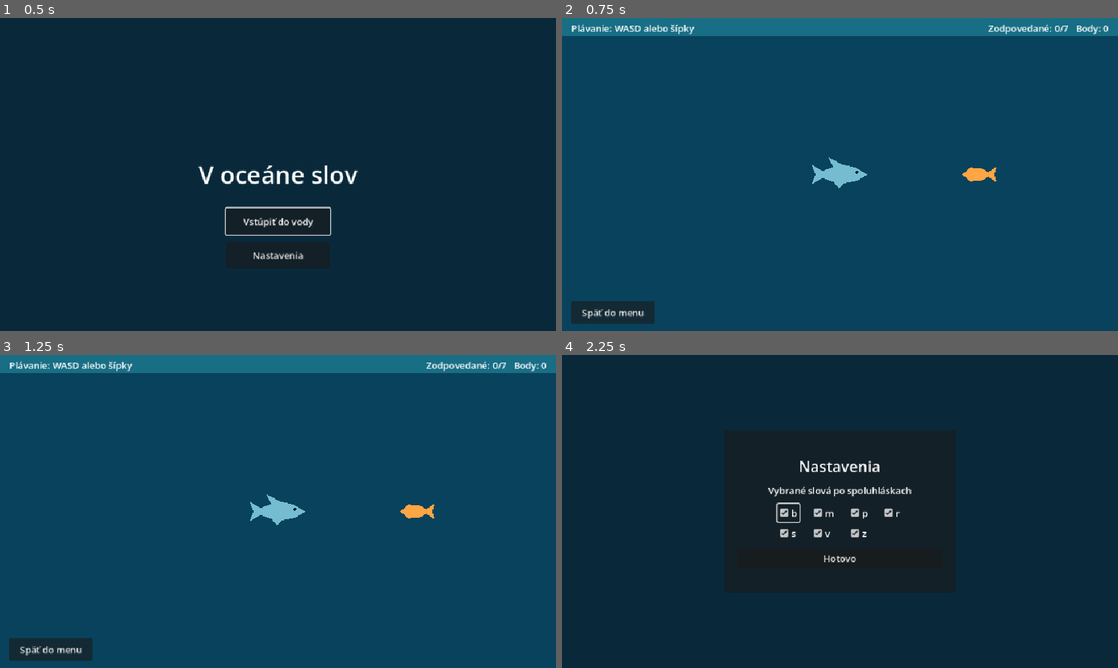
Above: before the commit, frames 1-4 (two rows, left to right).
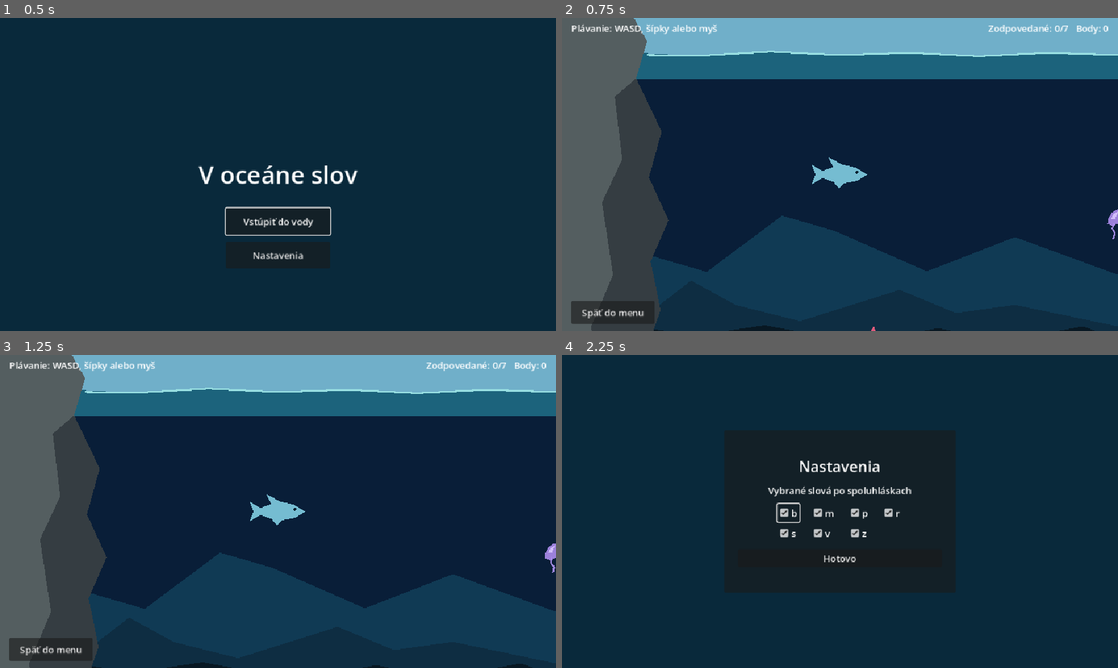
Above: after the commit, the same moments.

Repository: UCM-MS/T6-Projekt-V-oceane-slov
Game: Godot game, scene res://start.tscn
Same seed, same stepped clock (60 frames per second), same inputs: the game is played once before the commit and once after it.
Inputs:
- Up to frame 1 (0.5 s): no input
- Up to frame 2 (0.75 s): click "Vstúpiť do vody" at 0.5 s
- Up to frame 3 (1.25 s): no input
- Up to frame 4 (2.25 s): click "Späť do menu" at 1.25 s; click "Nastavenia" at 2 s

Frame 1 is identical in both runs. In frame 2, 84% of the frame differs, in the area x 0-100%, y 0-100%; in frame 3, 84%; in frame 4, nothing differs.

Commit message:
test mapa, viac rýb, lepší pohyb

Diff:
--- /dev/null
+++ b/project/game/quiz_crab.gd
@@ -0,0 +1,26 @@
+extends "res://quiz_fish.gd"
+
+var floor_profile: PackedVector2Array
+var leg_phase := 0.0
+
+func _ready() -> void:
+	turns_to_motion = false
+	velocity = Vector2(randf_range(18.0, 28.0) * signf(velocity.x), 0.0)
+	escape_message = "Krab ušiel. Pozri si správny tvar."
+
+func place_on_floor(x: float) -> void:
+	position.x = x
+	for index in floor_profile.size() - 1:
+		var start := floor_profile[index]
+		var end := floor_profile[index + 1]
+		if end.x > start.x and x >= start.x and x <= end.x:
+			position.y = lerpf(start.y, end.y, (x - start.x) / (end.x - start.x)) - 12.0
+			return
+
+func swim(delta: float, bounds: Rect2) -> void:
+	var next_x := position.x + velocity.x * delta
+	if next_x <= bounds.position.x or next_x >= bounds.end.x:
+		velocity.x = -velocity.x
+	place_on_floor(clampf(next_x, bounds.position.x, bounds.end.x))
+	leg_phase += delta * 8.0
+	$Legs.position.x = sin(leg_phase) * 2.0
--- /dev/null
+++ b/project/game/quiz_crab.tscn
@@ -0,0 +1,48 @@
+[gd_scene load_steps=2 format=3]
+
+[ext_resource type="Script" path="res://quiz_crab.gd" id="1"]
+
+[node name="QuizCrab" type="Node2D"]
+script = ExtResource("1")
+
+[node name="Legs" type="Node2D" parent="."]
+
+[node name="LeftFront" type="Line2D" parent="Legs"]
+points = PackedVector2Array(-10, 1, -21, 6, -25, 12)
+width = 3.0
+default_color = Color(0.85, 0.29, 0.16, 1)
+
+[node name="LeftBack" type="Line2D" parent="Legs"]
+points = PackedVector2Array(-7, 4, -15, 9, -17, 12)
+width = 3.0
+default_color = Color(0.85, 0.29, 0.16, 1)
+
+[node name="RightFront" type="Line2D" parent="Legs"]
+points = PackedVector2Array(10, 1, 21, 6, 25, 12)
+width = 3.0
+default_color = Color(0.85, 0.29, 0.16, 1)
+
+[node name="RightBack" type="Line2D" parent="Legs"]
+points = PackedVector2Array(7, 4, 15, 9, 17, 12)
+width = 3.0
+default_color = Color(0.85, 0.29, 0.16, 1)
+
+[node name="LeftClaw" type="Polygon2D" parent="."]
+color = Color(0.95, 0.37, 0.18, 1)
+polygon = PackedVector2Array(-11, -3, -25, -10, -29, -20, -23, -16, -18, -21, -17, -11, -7, -6)
+
+[node name="RightClaw" type="Polygon2D" parent="."]
+color = Color(0.95, 0.37, 0.18, 1)
+polygon = PackedVector2Array(11, -3, 25, -10, 29, -20, 23, -16, 18, -21, 17, -11, 7, -6)
+
+[node name="Body" type="Polygon2D" parent="."]
+color = Color(0.94, 0.43, 0.22, 1)
+polygon = PackedVector2Array(-16, -4, -10, -10, 10, -10, 16, -4, 13, 5, 5, 9, -5, 9, -13, 5)
+
+[node name="LeftEye" type="Polygon2D" parent="."]
+color = Color(0.08, 0.12, 0.15, 1)
+polygon = PackedVector2Array(-9, -15, -4, -15, -4, -8, -9, -8)
+
+[node name="RightEye" type="Polygon2D" parent="."]
+color = Color(0.08, 0.12, 0.15, 1)
+polygon = PackedVector2Array(4, -15, 9, -15, 9, -8, 4, -8)
--- /dev/null
+++ b/project/game/quiz_fish.gd
@@ -0,0 +1,36 @@
+extends Node2D
+
+const SwimFacing = preload("res://swim_facing.gd")
+
+var escape_message := "Ryba ušla. Pozri si správny tvar."
+var facing := SwimFacing.new(-1.0)
+var facing_direction := Vector2.LEFT
+var turns_to_motion := true
+
+var velocity := Vector2(
+	randf_range(24.0, 42.0) * (-1.0 if randf() < 0.5 else 1.0),
+	randf_range(7.0, 14.0) * (-1.0 if randf() < 0.5 else 1.0)
+)
+var course_phase := randf_range(0.0, TAU)
+
+func _process(delta: float) -> void:
+	if turns_to_motion:
+		face_direction(facing_direction, delta)
+
+func swim(delta: float, bounds: Rect2) -> void:
+	course_phase += delta * 0.7
+	velocity = velocity.rotated(sin(course_phase) * 0.3 * delta)
+	_move_swimmer(delta, bounds)
+
+func _move_swimmer(delta: float, bounds: Rect2) -> void:
+	var next_position := position + velocity * delta
+	if next_position.x <= bounds.position.x or next_position.x >= bounds.end.x:
+		velocity.x = -velocity.x
+	if next_position.y <= bounds.position.y or next_position.y >= bounds.end.y:
+		velocity.y = -velocity.y
+
+	position = next_position.clamp(bounds.position, bounds.end)
+	facing_direction = velocity
+
+func face_direction(direction: Vector2, delta: float) -> void:
+	transform = facing.update(direction, delta, position, true)
--- /dev/null
+++ b/project/game/quiz_fish.tscn
@@ -0,0 +1,18 @@
+[gd_scene load_steps=2 format=3]
+
+[ext_resource type="Script" path="res://quiz_fish.gd" id="1"]
+
+[node name="QuizFish" type="Node2D"]
+script = ExtResource("1")
+
+[node name="Tail" type="Polygon2D" parent="."]
+color = Color(0.88, 0.36, 0.49, 1)
+polygon = PackedVector2Array(18, 0, 38, -15, 38, 15)
+
+[node name="Body" type="Polygon2D" parent="."]
+color = Color(1, 0.54, 0.62, 1)
+polygon = PackedVector2Array(-26, 0, -16, -12, 0, -17, 17, -10, 26, 0, 17, 10, 0, 17, -16, 12)
+
+[node name="Eye" type="Polygon2D" parent="."]
+color = Color(0.08, 0.12, 0.19, 1)
+polygon = PackedVector2Array(-15, -7, -9, -7, -9, -1, -15, -1)
--- /dev/null
+++ b/project/game/quiz_jellyfish.gd
@@ -0,0 +1,25 @@
+extends "res://quiz_fish.gd"
+
+var pulse_phase := 0.0
+var vertical_speed: float
+
+func _ready() -> void:
+	velocity = Vector2(0.0, randf_range(12.0, 20.0) * signf(velocity.y))
+	vertical_speed = absf(velocity.y)
+	escape_message = "Medúza ušla. Pozri si správny tvar."
+
+func swim(delta: float, bounds: Rect2) -> void:
+	course_phase += delta * 0.9
+	velocity.x = sin(course_phase) * 8.0
+	velocity.y = signf(velocity.y) * vertical_speed * (0.85 + 0.15 * sin(course_phase * 2.0))
+	# Leave room for the tentacles above the seabed.
+	var jelly_bounds := Rect2(bounds.position, bounds.size - Vector2(0.0, 22.0))
+	_move_swimmer(delta, jelly_bounds)
+	if velocity.x * sin(course_phase) < 0.0:
+		course_phase = -course_phase
+	pulse_phase += delta * 2.5
+	$Bell.scale = Vector2(1.0 + sin(pulse_phase) * 0.05, 1.0 - sin(pulse_phase) * 0.05)
+
+func face_direction(direction: Vector2, delta: float) -> void:
+	var target_tilt := clampf(direction.x / 30.0, -0.3, 0.3)
+	rotation = move_toward(rotation, target_tilt, delta * 1.5)
--- /dev/null
+++ b/project/game/quiz_jellyfish.tscn
@@ -0,0 +1,34 @@
+[gd_scene load_steps=2 format=3]
+
+[ext_resource type="Script" path="res://quiz_jellyfish.gd" id="1"]
+
+[node name="QuizJellyfish" type="Node2D"]
+script = ExtResource("1")
+
+[node name="LeftTentacle" type="Line2D" parent="."]
+points = PackedVector2Array(-12, 3, -15, 12, -10, 20, -13, 30)
+width = 3.0
+default_color = Color(0.72, 0.60, 0.98, 0.85)
+antialiased = true
+
+[node name="MiddleTentacle" type="Line2D" parent="."]
+points = PackedVector2Array(0, 4, 3, 14, -2, 23, 1, 34)
+width = 3.0
+default_color = Color(0.72, 0.60, 0.98, 0.85)
+antialiased = true
+
+[node name="RightTentacle" type="Line2D" parent="."]
+points = PackedVector2Array(12, 3, 15, 12, 10, 21, 14, 30)
+width = 3.0
+default_color = Color(0.72, 0.60, 0.98, 0.85)
+antialiased = true
+
+[node name="Bell" type="Node2D" parent="."]
+
+[node name="Body" type="Polygon2D" parent="Bell"]
+color = Color(0.68, 0.55, 0.93, 0.9)
+polygon = PackedVector2Array(-23, 4, -22, -5, -16, -16, -7, -22, 7, -22, 16, -16, 22, -5, 23, 4, 14, 8, 7, 4, 0, 8, -7, 4, -14, 8)
+
+[node name="Highlight" type="Polygon2D" parent="Bell"]
+color = Color(0.86, 0.79, 1, 0.85)
+polygon = PackedVector2Array(-17, -5, -13, -14, -5, -18, -8, -12, -10, -5)
--- a/project/game/shark.gd
+++ b/project/game/shark.gd
@@ -1,17 +1,86 @@
 extends Node2D
 
 const SWIM_SPEED := 240.0
-const TURN_SPEED := 9.0
-const EDGE_MARGIN := Vector2(56.0, 56.0)
+const SwimFacing = preload("res://swim_facing.gd")
+const SWIM_BOUNDS := Rect2(238.0, 66.0, 1924.0, 566.0)
+const CURSOR_HOLD_MS := 200
+const CURSOR_DRAG_DISTANCE := 8.0
+
+var swim_target := Vector2.ZERO
+var has_swim_target := false
+var following_cursor := false
+var press_position := Vector2.ZERO
+var press_time := 0
+var cursor_dragged := false
+var facing := SwimFacing.new()
+var last_direction := Vector2.RIGHT
+
+@onready var visual: Node2D = $Visual
 
 
 func _physics_process(delta: float) -> void:
 	var direction := Input.get_vector("swim_left", "swim_right", "swim_up", "swim_down")
-	if direction == Vector2.ZERO:
+	var next_position := position
+	if direction != Vector2.ZERO:
+		cancel_mouse_swim()
+		next_position += direction * SWIM_SPEED * delta
+	elif has_swim_target:
+		direction = position.direction_to(swim_target)
+		next_position = position.move_toward(swim_target, SWIM_SPEED * delta)
+		if next_position == swim_target and not following_cursor:
+			cancel_mouse_swim()
+
+	position = next_position.clamp(SWIM_BOUNDS.position, SWIM_BOUNDS.end)
+	if direction != Vector2.ZERO:
+		last_direction = direction
+	visual.transform = facing.update(last_direction, delta, Vector2.ZERO)
+	queue_redraw()
+
+
+func _unhandled_input(event: InputEvent) -> void:
+	if not is_physics_processing():
 		return
+	if event is InputEventMouseButton and event.button_index == MOUSE_BUTTON_LEFT and event.pressed:
+		press_position = event.position
+		press_time = Time.get_ticks_msec()
+		cursor_dragged = false
+		following_cursor = true
+		_set_swim_target(event.position)
+		get_viewport().set_input_as_handled()
 
-	var viewport_size := get_viewport_rect().size
-	position = (position + direction * SWIM_SPEED * delta).clamp(
-		EDGE_MARGIN, viewport_size - EDGE_MARGIN
-	)
-	rotation = lerp_angle(rotation, direction.angle(), 1.0 - exp(-TURN_SPEED * delta))
+
+func _input(event: InputEvent) -> void:
+	if not following_cursor:
+		return
+	if event is InputEventMouseMotion:
+		cursor_dragged = cursor_dragged or press_position.distance_to(event.position) >= CURSOR_DRAG_DISTANCE
+		_set_swim_target(event.position)
+	elif event is InputEventMouseButton and event.button_index == MOUSE_BUTTON_LEFT and not event.pressed:
+		var held := Time.get_ticks_msec() - press_time >= CURSOR_HOLD_MS
+		if held or cursor_dragged or press_position.distance_to(event.position) >= CURSOR_DRAG_DISTANCE:
+			cancel_mouse_swim()
+		else:
+			following_cursor = false
+			_set_swim_target(event.position)
+
+
+func _notification(what: int) -> void:
+	if what == NOTIFICATION_WM_WINDOW_FOCUS_OUT and following_cursor:
+		cancel_mouse_swim()
+
+
+func _set_swim_target(screen_position: Vector2) -> void:
+	var target := get_canvas_transform().affine_inverse() * screen_position
+	swim_target = target.clamp(SWIM_BOUNDS.position, SWIM_BOUNDS.end)
+	has_swim_target = true
+
+
+func cancel_mouse_swim() -> void:
+	following_cursor = false
+	has_swim_target = false
+	queue_redraw()
+
+
+func _draw() -> void:
+	if has_swim_target:
+		draw_arc(to_local(swim_target), 10.0, 0.0, TAU, 24, Color(0.8, 0.95, 1.0), 2.0, true)
--- /dev/null
+++ b/project/game/swim_facing.gd
@@ -0,0 +1,28 @@
+extends RefCounted
+
+const TILT_SPEED := 4.5
+const FLIP_SPEED := 7.0
+
+var tilt := 0.0
+var side: float
+
+func _init(initial_side: float = 1.0) -> void:
+	side = initial_side
+
+func update(direction: Vector2, delta: float, origin: Vector2, faces_left: bool = false) -> Transform2D:
+	if direction.is_zero_approx():
+		return make_transform(origin, faces_left)
+
+	var target_side := signf(direction.x) if absf(direction.x) > 0.01 else (-1.0 if side < 0.0 else 1.0)
+	var target_tilt := atan2(direction.y, absf(direction.x)) * target_side
+	tilt = move_toward(tilt, target_tilt, TILT_SPEED * delta)
+	side = move_toward(side, target_side, FLIP_SPEED * delta)
+	return make_transform(origin, faces_left)
+
+func make_transform(origin: Vector2, faces_left: bool) -> Transform2D:
+	var horizontal_scale := side * (-1.0 if faces_left else 1.0)
+	return Transform2D(
+		Vector2.from_angle(tilt) * horizontal_scale,
+		Vector2.from_angle(tilt + PI * 0.5),
+		origin
+	)
--- a/project/game/water.gd
+++ b/project/game/water.gd
@@ -2,18 +2,26 @@
 
 const ENCOUNTER_DISTANCE := 68.0
 const WordGroups = preload("res://word_groups.gd")
-const FISH_POSITIONS := [
-	Vector2(720, 270), Vector2(760, 410), Vector2(340, 390), Vector2(220, 150),
-	Vector2(650, 130), Vector2(270, 290), Vector2(810, 180),
-]
+const Fish = preload("res://quiz_fish.gd")
+const Crab = preload("res://quiz_crab.gd")
+const Jellyfish = preload("res://quiz_jellyfish.gd")
+const CREATURE_COUNTS := {
+	preload("res://quiz_fish.tscn"): 3,
+	preload("res://quiz_crab.tscn"): 2,
+	preload("res://quiz_jellyfish.tscn"): 2,
+}
+const SWIM_BOUNDS := Rect2(238.0, 114.0, 1924.0, 516.0)
+const SPAWN_DISTANCE := 190.0
+
+var active_creature: Fish
+var creatures: Array[Fish] = []
 
 var questions: Array[Array] = []
 
 var question_index := 0
 var score := 0
 
-@onready var shark: Node2D = $Shark
-@onready var fish: Node2D = $Fish
+@onready var shark = $Shark
 @onready var quiz: CanvasLayer = $Quiz
 @onready var question_label: Label = %Question
 @onready var progress: Label = %Progress
@@ -26,23 +34,54 @@
 	for consonant in WordGroups.WORDS:
 		if consonant in WordGroups.selected:
 			questions.append(WordGroups.WORDS[consonant])
-	_place_fish()
+	for scene in CREATURE_COUNTS:
+		for index in range(CREATURE_COUNTS[scene]):
+			var creature := scene.instantiate() as Fish
+			$Creatures.add_child(creature)
+			if creature is Crab:
+				creature.floor_profile = $Seabed.polygon
+			creatures.append(creature)
+			_place_creature(creature)
+	_update_progress()
 
 
-func _place_fish() -> void:
-	fish.position = FISH_POSITIONS[question_index]
-	_update_progress()
+func _place_creature(creature: Fish) -> void:
+	var far_x := SWIM_BOUNDS.end.x if shark.position.x < SWIM_BOUNDS.get_center().x else SWIM_BOUNDS.position.x
+	var candidate := Vector2(far_x, SWIM_BOUNDS.get_center().y)
+	var far_position := candidate
+	for attempt in range(24):
+		candidate = Vector2(
+			randf_range(SWIM_BOUNDS.position.x, SWIM_BOUNDS.end.x),
+			randf_range(SWIM_BOUNDS.position.y, SWIM_BOUNDS.end.y - (22.0 if creature is Jellyfish else 0.0))
+		)
+		var distance: float = candidate.distance_to(shark.position)
+		if creature is Crab:
+			distance = absf(candidate.x - shark.position.x)
+		if distance >= SPAWN_DISTANCE:
+			far_position = candidate
+			break
+	if creature is Crab:
+		creature.place_on_floor(far_position.x)
+	else:
+		creature.position = far_position
 
 
 func _update_progress() -> void:
 	progress.text = "Zodpovedané: %d/%d   Body: %d" % [question_index, questions.size(), score]
 
 
-func _physics_process(_delta: float) -> void:
-	if shark.position.distance_squared_to(fish.position) > ENCOUNTER_DISTANCE * ENCOUNTER_DISTANCE:
-		return
+func _physics_process(delta: float) -> void:
+	for creature in creatures:
+		creature.swim(delta, SWIM_BOUNDS)
+		if shark.position.distance_squared_to(creature.position) <= ENCOUNTER_DISTANCE * ENCOUNTER_DISTANCE:
+			active_creature = creature
+			_open_question()
+			break
 
+
+func _open_question() -> void:
 	set_physics_process(false)
+	shark.cancel_mouse_swim()
 	shark.set_physics_process(false)
 	question_label.text = "Doplň i, í, y alebo ý: %s" % questions[question_index][0]
 	answers.show()
@@ -57,6 +96,8 @@
 		return
 
 	answers.hide()
+	_place_creature(active_creature)
+	active_creature = null
 	var entry: Array = questions[question_index]
 	if letter == entry[2]:
 		score += 1
@@ -74,7 +115,6 @@
 
 func _continue_swimming() -> void:
 	if question_index == questions.size():
-		fish.hide()
 		question_label.text = "Kolo je hotové"
 		feedback.text = "Výsledok: %d / %d bodov" % [score, questions.size()]
 		continue_button.hide()
@@ -83,7 +123,6 @@
 		return
 
 	quiz.hide()
-	_place_fish()
 	set_physics_process(true)
 	shark.set_physics_process(true)
 
@@ -96,6 +135,13 @@
 	if event.is_action_pressed("ui_cancel"):
 		get_viewport().set_input_as_handled()
 		_return_to_menu()
+		return
+
+	if quiz.visible and answers.visible and event is InputEventKey and event.pressed and not event.echo:
+		var letter := String.chr(event.unicode).to_lower()
+		if letter in ["i", "í", "y", "ý"]:
+			get_viewport().set_input_as_handled()
+			_show_answer(letter)
 
 
 func _return_to_menu() -> void:
--- a/project/game/water.tscn
+++ b/project/game/water.tscn
@@ -6,51 +6,120 @@
 [node name="Water" type="Node2D"]
 script = ExtResource("2")
 
-[node name="Backdrop" type="ColorRect" parent="."]
-offset_right = 960.0
-offset_bottom = 540.0
+[node name="Water" type="CanvasLayer" parent="."]
+layer = -1
+
+[node name="Fill" type="ColorRect" parent="Water"]
+anchor_right = 1.0
+anchor_bottom = 1.0
 mouse_filter = 2
-color = Color(0.035, 0.26, 0.36, 1)
-
-[node name="Surface" type="ColorRect" parent="."]
-offset_right = 960.0
-offset_bottom = 32.0
-mouse_filter = 2
-color = Color(0.09, 0.43, 0.52, 1)
-
-[node name="Controls" type="Label" parent="."]
+color = Color(0.035, 0.12, 0.22, 1)
+
+[node name="DistantRidge" type="Parallax2D" parent="."]
+scroll_scale = Vector2(0.2, 0.6)
+repeat_size = Vector2(960, 0)
+repeat_times = 2
+
+[node name="Silhouette" type="Polygon2D" parent="DistantRidge"]
+color = Color(0.065, 0.23, 0.33, 1)
+polygon = PackedVector2Array(0, 443, 115, 399, 250, 438, 380, 341, 470, 367, 630, 437, 782, 378, 960, 443, 960, 740, 0, 740)
+
+[node name="MiddleRidge" type="Parallax2D" parent="."]
+scroll_scale = Vector2(0.45, 0.8)
+repeat_size = Vector2(960, 0)
+repeat_times = 2
+
+[node name="Silhouette" type="Polygon2D" parent="MiddleRidge"]
+color = Color(0.055, 0.18, 0.26, 1)
+polygon = PackedVector2Array(0, 532, 150, 509, 223, 453, 300, 495, 411, 523, 583, 469, 680, 509, 782, 495, 960, 532, 960, 740, 0, 740)
+
+[node name="NearRidge" type="Parallax2D" parent="."]
+scroll_scale = Vector2(0.75, 0.9)
+repeat_size = Vector2(960, 0)
+repeat_times = 2
+
+[node name="Silhouette" type="Polygon2D" parent="NearRidge"]
+color = Color(0.035, 0.095, 0.14, 1)
+polygon = PackedVector2Array(0, 554, 90, 528, 235, 547, 350, 530, 512, 560, 650, 535, 760, 557, 900, 532, 960, 554, 960, 740, 0, 740)
+
+[node name="Sky" type="Polygon2D" parent="."]
+color = Color(0.44, 0.69, 0.79, 1)
+polygon = PackedVector2Array(0, -360, 2400, -360, 2400, 66, 0, 66)
+
+[node name="SurfaceWater" type="Polygon2D" parent="."]
+color = Color(0.11, 0.39, 0.49, 1)
+polygon = PackedVector2Array(0, 65, 120, 60, 240, 65, 360, 58, 480, 64, 600, 60, 720, 66, 840, 60, 960, 64, 1080, 58, 1200, 64, 1320, 60, 1440, 66, 1560, 60, 1680, 64, 1800, 58, 1920, 64, 2040, 60, 2160, 66, 2280, 60, 2400, 65, 2400, 105, 0, 105)
+
+[node name="Seabed" type="Polygon2D" parent="."]
+color = Color(0.26, 0.25, 0.21, 1)
+polygon = PackedVector2Array(0, 694, 160, 682, 320, 680, 500, 690, 680, 681, 860, 685, 1030, 680, 1230, 689, 1400, 680, 1600, 685, 1790, 680, 2000, 689, 2200, 681, 2400, 691, 2400, 740, 0, 740)
+
+[node name="SandShelf" type="Polygon2D" parent="."]
+color = Color(0.38, 0.34, 0.25, 1)
+polygon = PackedVector2Array(0, 694, 160, 682, 320, 680, 500, 690, 680, 681, 860, 685, 1030, 680, 1230, 689, 1400, 680, 1600, 685, 1790, 680, 2000, 689, 2200, 681, 2400, 691, 2400, 706, 2160, 695, 2000, 702, 1810, 694, 1600, 698, 1380, 695, 1230, 703, 1030, 693, 840, 701, 650, 696, 490, 705, 320, 693, 140, 697, 0, 708)
+
+[node name="LeftCliff" type="Polygon2D" parent="."]
+color = Color(0.21, 0.24, 0.26, 1)
+polygon = PackedVector2Array(0, 0, 124, 0, 147, 40, 128, 104, 172, 196, 150, 275, 184, 349, 153, 420, 170, 504, 145, 576, 190, 653, 177, 740, 0, 740)
+
+[node name="LeftCliffFace" type="Polygon2D" parent="."]
+color = Color(0.33, 0.37, 0.38, 1)
+polygon = PackedVector2Array(0, 0, 124, 0, 147, 40, 128, 104, 91, 136, 104, 244, 69, 318, 88, 443, 50, 533, 73, 653, 0, 696)
+
+[node name="RightCliff" type="Polygon2D" parent="."]
+color = Color(0.21, 0.24, 0.26, 1)
+polygon = PackedVector2Array(2400, 0, 2290, 0, 2250, 50, 2262, 104, 2232, 186, 2255, 266, 2219, 347, 2244, 433, 2227, 510, 2252, 593, 2210, 656, 2223, 740, 2400, 740)
+
+[node name="RightCliffFace" type="Polygon2D" parent="."]
+color = Color(0.34, 0.37, 0.38, 1)
+polygon = PackedVector2Array(2400, 0, 2290, 0, 2250, 50, 2262, 104, 2318, 142, 2296, 251, 2337, 341, 2301, 474, 2340, 568, 2315, 661, 2400, 705)
+
+[node name="Waterline" type="Line2D" parent="."]
+points = PackedVector2Array(147, 64, 240, 65, 360, 58, 480, 64, 600, 60, 720, 66, 840, 60, 960, 64, 1080, 58, 1200, 64, 1320, 60, 1440, 66, 1560, 60, 1680, 64, 1800, 58, 1920, 64, 2040, 60, 2160, 66, 2250, 62)
+width = 3.0
+default_color = Color(0.59, 0.87, 0.88, 1)
+
+[node name="HUD" type="CanvasLayer" parent="."]
+
+[node name="Controls" type="Label" parent="HUD"]
 offset_left = 16.0
 offset_top = 6.0
-text = "Plávanie: WASD alebo šípky"
-
-[node name="Progress" type="Label" parent="."]
-unique_name_in_owner = true
-offset_left = 650.0
+text = "Plávanie: WASD, šípky alebo myš"
+
+[node name="Progress" type="Label" parent="HUD"]
+unique_name_in_owner = true
+anchor_left = 1.0
+anchor_right = 1.0
+offset_left = -294.0
 offset_top = 6.0
-offset_right = 944.0
+offset_right = -16.0
 horizontal_alignment = 2
 
 [node name="Shark" type="Node2D" parent="."]
 position = Vector2(480, 270)
 script = ExtResource("1")
 
-[node name="Silhouette" type="Polygon2D" parent="Shark"]
+[node name="Visual" type="Node2D" parent="Shark"]
+
+[node name="Silhouette" type="Polygon2D" parent="Shark/Visual"]
 color = Color(0.46, 0.74, 0.82, 1)
 polygon = PackedVector2Array(47, 0, 30, 11, 8, 15, -2, 24, -11, 13, -30, 6, -49, 17, -42, 0, -49, -17, -30, -6, -12, -13, -20, -30, 4, -17, 27, -12)
 
-[node name="Eye" type="Polygon2D" parent="Shark"]
+[node name="Eye" type="Polygon2D" parent="Shark/Visual"]
 position = Vector2(29, -4)
 color = Color(0.035, 0.12, 0.18, 1)
 polygon = PackedVector2Array(-3, 0, 0, -3, 3, 0, 0, 3)
 
-[node name="Fish" type="Node2D" parent="."]
-position = Vector2(720, 270)
-
-[node name="Silhouette" type="Polygon2D" parent="Fish"]
-color = Color(1, 0.65, 0.27, 1)
-polygon = PackedVector2Array(-29, 0, -15, -12, 6, -10, 16, -4, 30, -13, 27, 0, 30, 13, 16, 4, 6, 10, -15, 12)
+[node name="Camera2D" type="Camera2D" parent="Shark"]
+limit_left = 0
+limit_top = 0
+limit_right = 2400
+limit_bottom = 740
+
+[node name="Creatures" type="Node2D" parent="."]
 
 [node name="Quiz" type="CanvasLayer" parent="."]
+layer = 2
 visible = false
 
 [node name="Shade" type="ColorRect" parent="Quiz"]
@@ -119,7 +188,7 @@
 text = "Hrať znova"
 
 [node name="Navigation" type="CanvasLayer" parent="."]
-layer = 2
+layer = 3
 
 [node name="MenuButton" type="Button" parent="Navigation"]
 anchor_top = 1.0
Not shown, added: project/game/quiz_crab.gd.uid
Not shown, added: project/game/quiz_fish.gd.uid
Not shown, added: project/game/quiz_jellyfish.gd.uid
Not shown, added: project/game/swim_facing.gd.uid
